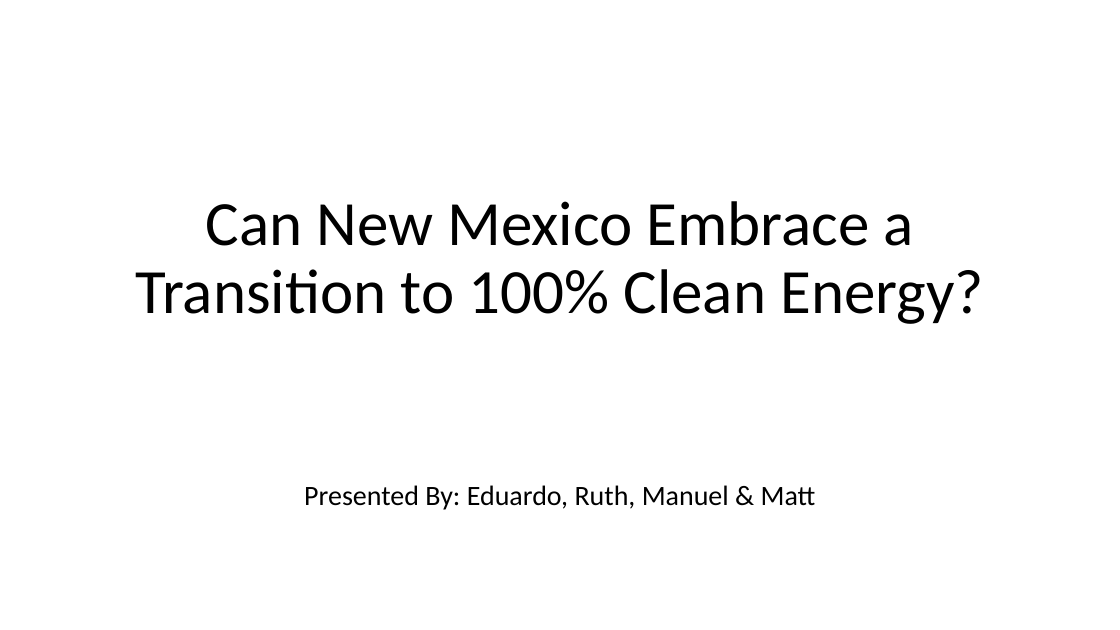
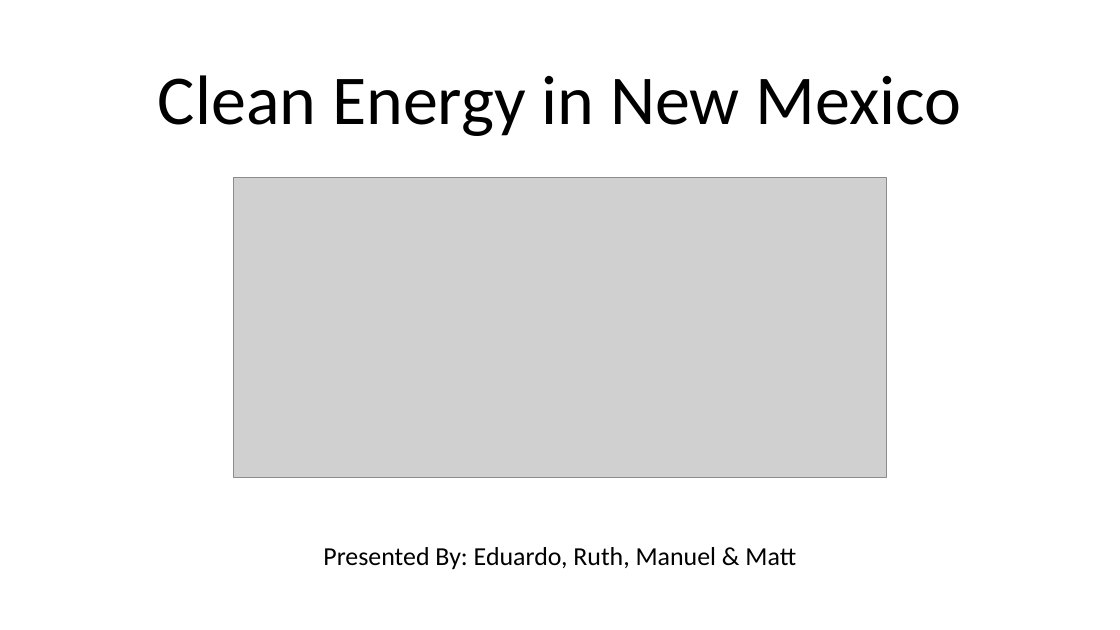
Before and after one commit to MTRaley52/Project_1, a slide deck: slide 1 of PowerPoint_Project1.pptx. Drawn at 1120x630 pixels with LibreOffice and Linux fonts; fonts in the diff are those of the drawing; grey boxes stand for pictures. Boxes give left, top, right and bottom in pixels: in the first picture for what was removed or moved away, otherwise in the second. Text is boxed around its words. In the diff, an @@ line names an element or a change of style, - is before the commit and + after.

```diff
--- a/PowerPoint_Project1.pptx
+++ b/PowerPoint_Project1.pptx
@@ title at (158, 75, 962, 136): text changed; size 54 to 60 pt @@
-Can New Mexico Embrace a Transition to 100% Clean Energy?
+Clean Energy in New Mexico
@@ picture added at (234, 177, 887, 477) @@
@@ subtitle "Presented By: Eduardo, Ruth, Manuel ...": place and size @@
-subtitle "Presented By: Eduardo, Ruth, Manuel ..." at (304, 485, 816, 510)
+subtitle "Presented By: Eduardo, Ruth, Manuel ..." at (323, 547, 796, 570)
@@ subtitle "Presented By: Eduardo, Ruth, Manuel ..." at (323, 547, 796, 570): size 24 to 22.2 pt @@
```
Also in this commit, not shown: 4 slides added.
